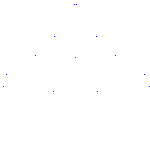
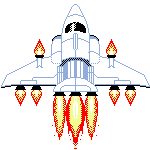
Comparing the layer stacks of the two 150 x 150 images. Changes:
hid "Layer 13" over (1, 4, 150, 150)
showed "Layer 11" over (125, 90, 136, 106)
showed "Layer 10" over (109, 90, 120, 106)
showed "Layer 9" over (31, 90, 42, 106)
showed "Layer 8" over (15, 90, 26, 106)
showed "Layer 7" over (106, 39, 117, 55)
showed "Layer 6" over (1, 22, 150, 96)
showed "Layer 12" over (75, 96, 100, 150)
showed "Layer 4" over (51, 55, 150, 150)
showed "Layer 2" over (1, 4, 149, 96)
showed "Layer 5" over (36, 15, 114, 86)
